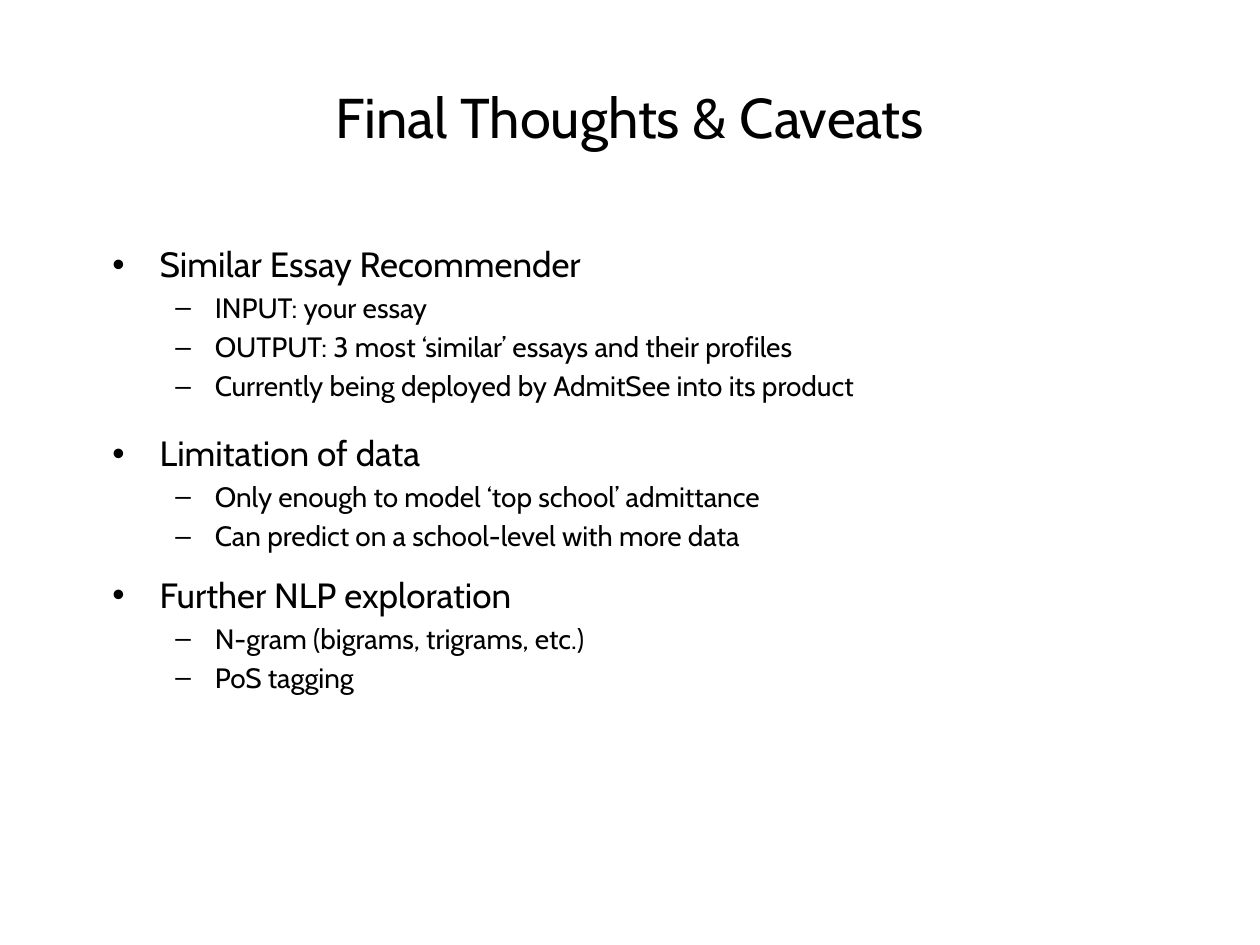
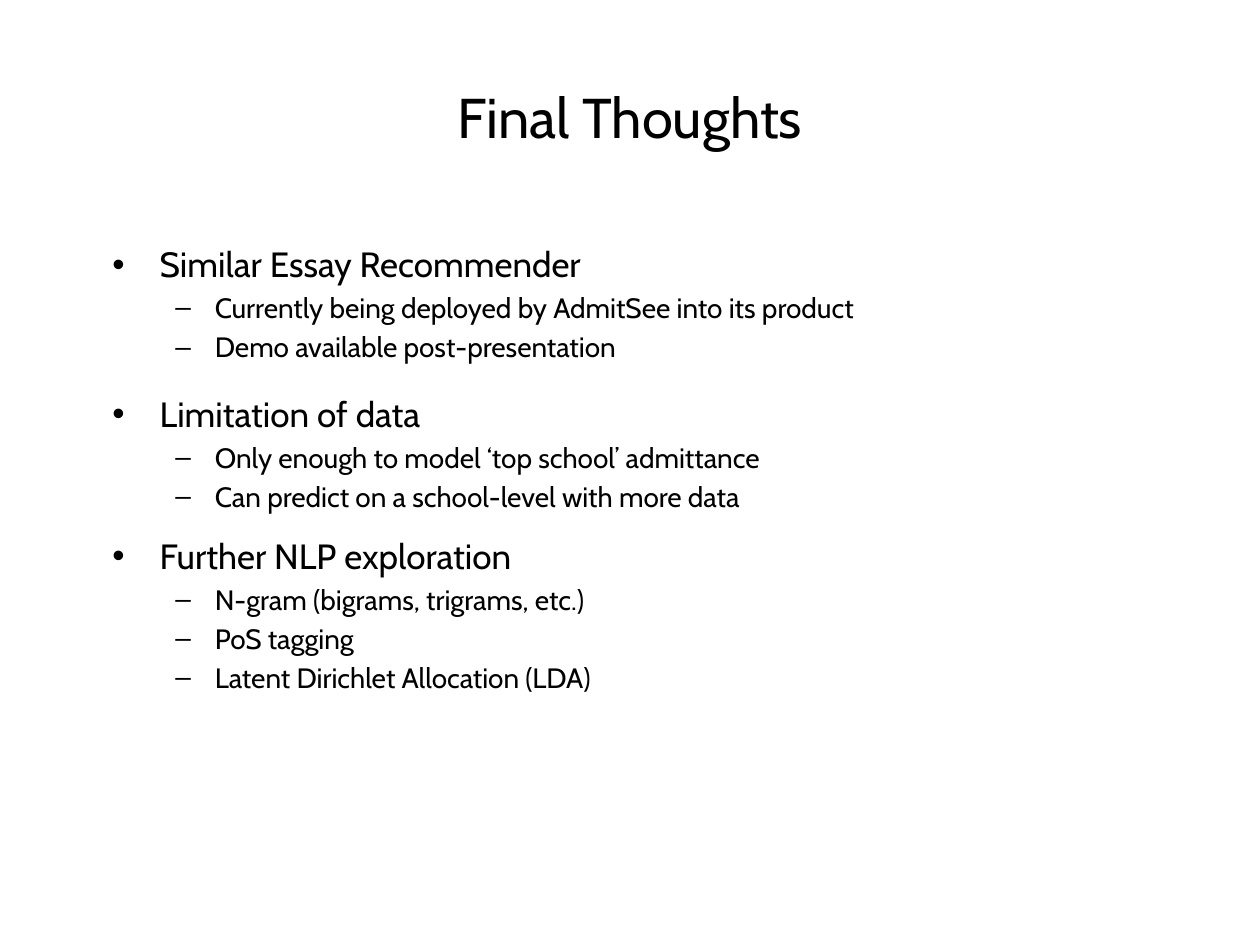
Before and after one commit to yungmsh/mining_the_common_app, a slide deck: slide 19 of presentation/MikeYung_Presentation_v1.pptx (slide 16 before the commit). Drawn at 1260x945 pixels with LibreOffice and Linux fonts; fonts in the diff are those of the drawing; background and template pictures are left out. Boxes give left, top, right and bottom in pixels: in the first picture for what was removed or moved away, otherwise in the second. Text is boxed around its words. In the diff, an @@ line names an element or a change of style, - is before the commit and + after.

```diff
--- a/presentation/MikeYung_Presentation_v1.pptx
+++ b/presentation/MikeYung_Presentation_v1.pptx
@@ title at [457,96,802,151]: text changed @@
-Final Thoughts & Caveats
+Final Thoughts
@@ text at [215,298,792,364]: paragraphs removed @@
-  – INPUT: your essay
-  – OUTPUT: 3 most ‘similar’ essays and their profiles
@@ text at [215,336,616,364]: paragraph added @@
+  – Demo available post-presentation
@@ text at [215,667,590,692]: paragraph added @@
+  – Latent Dirichlet Allocation (LDA)
```
Also in this commit, not shown: 7 other slides changed, 4 slides added, 1 slide removed, 1 other file.
